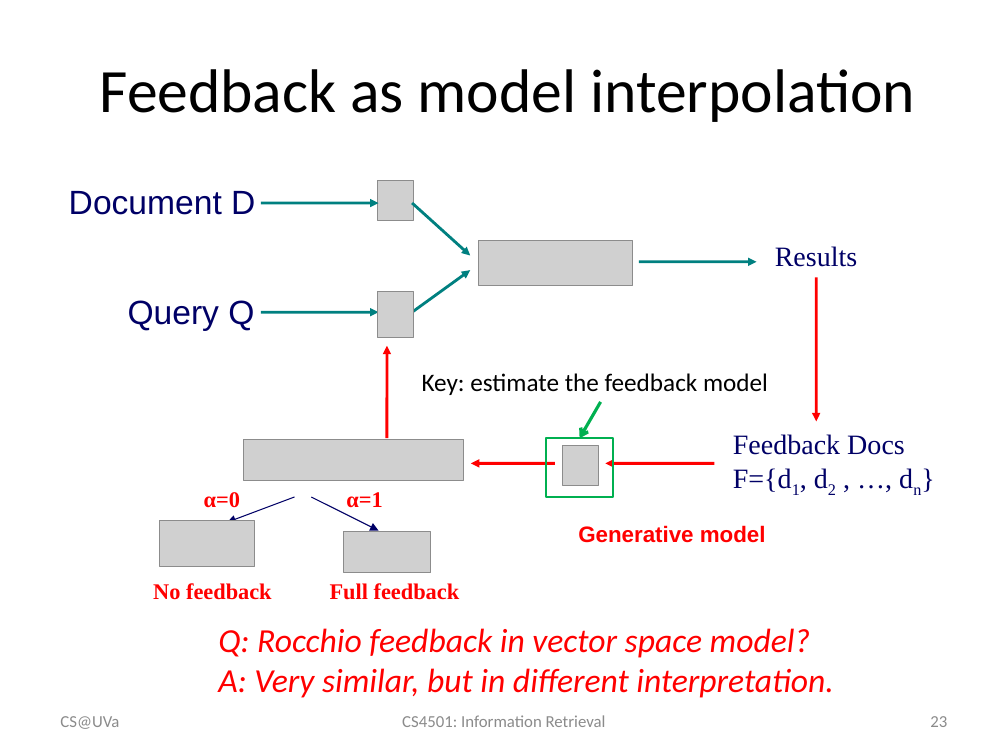
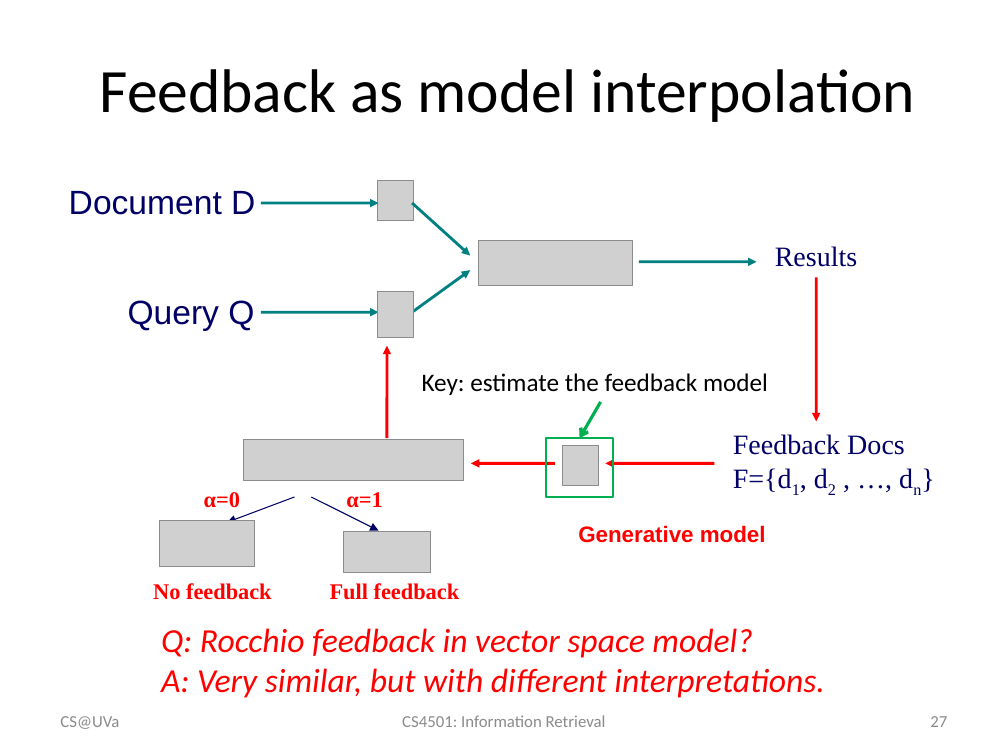
Before and after one commit to wang296/IR2015, a slide deck: slide 27 of docs/Relevance Feedback.pptx (slide 23 before the commit). Drawn at 1008x756 pixels with LibreOffice and Linux fonts; fonts in the diff are those of the drawing; grey boxes stand for pictures. Boxes give left, top, right and bottom in pixels: in the first picture for what was removed or moved away, otherwise in the second. Text is boxed around its words. In the diff, an @@ line names an element or a change of style, - is before the commit and + after.

Commit message:
feedback slides

```diff
--- a/docs/Relevance Feedback.pptx
+++ b/docs/Relevance Feedback.pptx
@@ text "Q: Rocchio feedback in vector ...": place and size @@
-text "Q: Rocchio feedback in vector ..." at [218, 628, 833, 698]
+text "Q: Rocchio feedback in vector ..." at [161, 628, 825, 698]
@@ text at [161, 668, 825, 698]: text changed @@
-A: Very similar, but in different interpretation.
+A: Very similar, but with different interpretations.
@@ page number at [930, 716, 947, 727]: text changed @@
-23
+27
```
Also in this commit, not shown: 2 other slides changed, 4 slides added, 1 slide removed, 1 other file.
